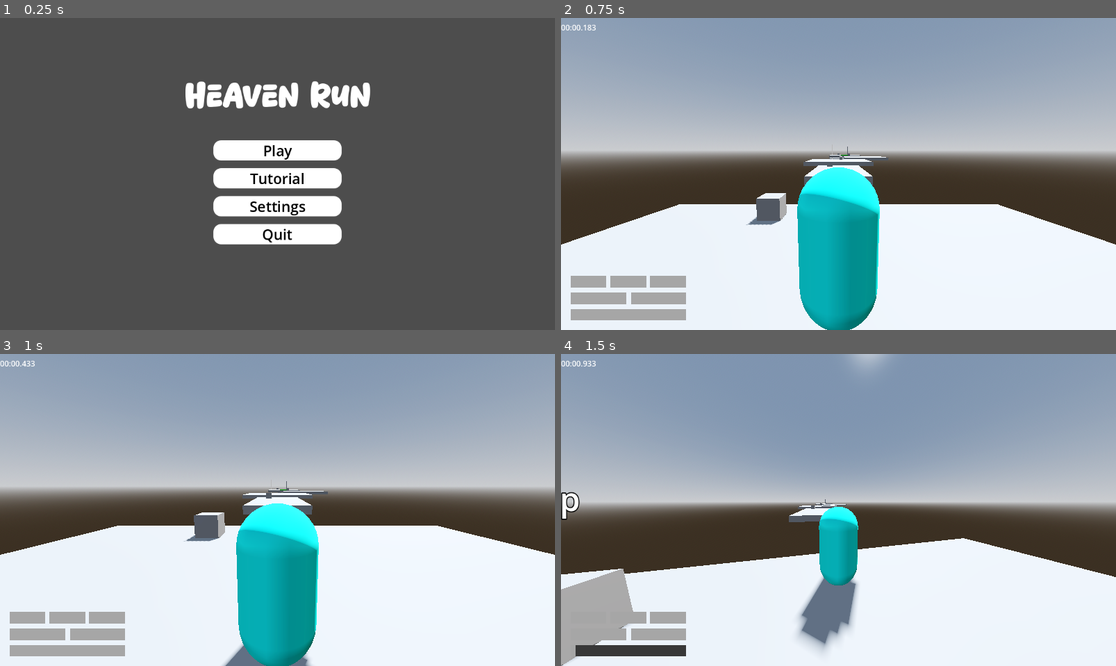
Above: before the commit, frames 1-4 (two rows, left to right).
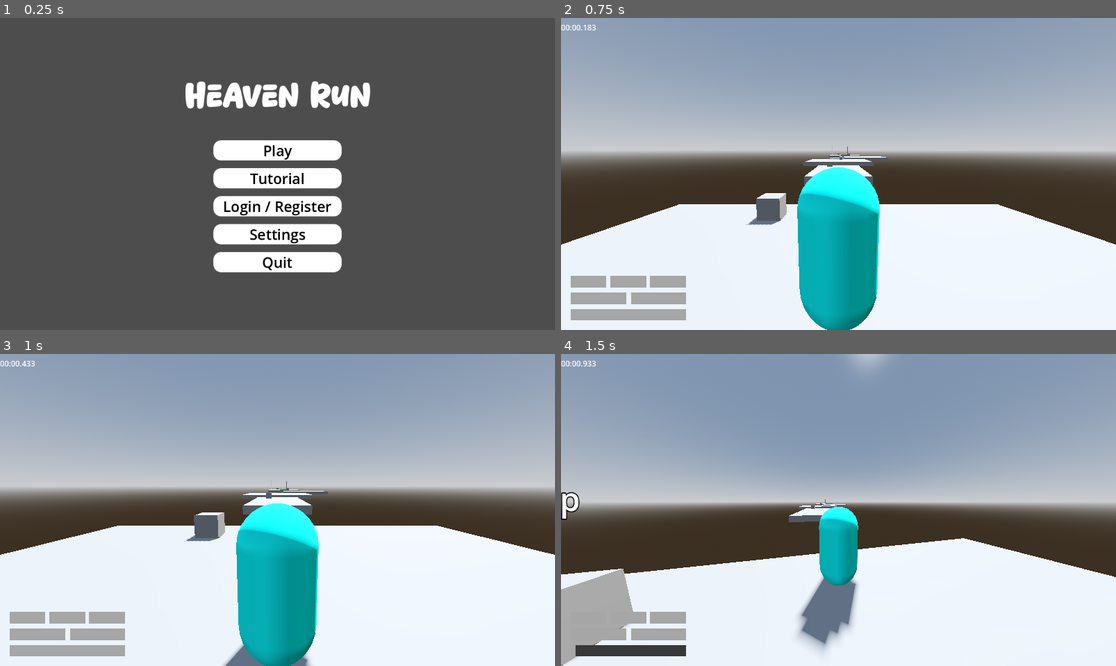
Above: after the commit, the same moments.

Repository: jpvds1/DDJD
Game: Godot game, scene res://scenes/game_controller.tscn
The game is run twice, just before and just after one commit, with the same random seed, the same clock (stepped at 60 frames per second) and the same inputs. The engine's default icon, where the game draws it, is replaced by a stand-in: a white triangle on a blue panel in a dark square.
Inputs (mouse positions are in pixels of both pictures, inside the frame that each line leads up to):
- Up to frame 1 (0.25 s): no input
- Up to frame 2 (0.75 s): click "Tutorial" at 0.5 s
- Up to frame 3 (1 s): no input
- Up to frame 4 (1.5 s): tap Enter at 1.25 s; move the mouse to (866, 510) at 1.27 s; hold W (move_forwards) from 1.28 s (still down); tap Q (dash) at 1.35 s

The runs differ from the first frame. In frame 1, 2.2% of the frame differs, in the area x 38-62%, y 58-82%; in frame 2, nothing differs; in frame 3, nothing differs; in frame 4, nothing differs.

Commit message:
feat: add Google OAuth authentication and online leaderboard system

Diff:
--- a/platformer-game/project.godot
+++ b/platformer-game/project.godot
@@ -18,6 +18,7 @@
 [autoload]
 
 Global="*res://scripts/global.gd"
+Supabase="*uid://by5lp1o4v53wu"
 
 [global_group]
 
--- /dev/null
+++ b/platformer-game/scenes/ui/auth_menu.tscn
@@ -0,0 +1,48 @@
+[gd_scene format=3 uid="uid://dow1onf2ycf3w"]
+
+[ext_resource type="Script" uid="uid://kw3opvq4fxuo" path="res://scripts/systems/auth_menu.gd" id="1_ujbhj"]
+
+[node name="AuthMenu" type="Control" unique_id=1197511808]
+layout_mode = 3
+anchors_preset = 15
+anchor_right = 1.0
+anchor_bottom = 1.0
+grow_horizontal = 2
+grow_vertical = 2
+script = ExtResource("1_ujbhj")
+
+[node name="CenterContainer" type="CenterContainer" parent="." unique_id=1837488418]
+layout_mode = 1
+anchors_preset = 15
+anchor_right = 1.0
+anchor_bottom = 1.0
+grow_horizontal = 2
+grow_vertical = 2
+
+[node name="PanelContainer" type="PanelContainer" parent="CenterContainer" unique_id=679839232]
+layout_mode = 2
+
+[node name="VBoxContainer" type="VBoxContainer" parent="CenterContainer/PanelContainer" unique_id=887413980]
+custom_minimum_size = Vector2(400, 0)
+layout_mode = 2
+theme_override_constants/separation = 12
+
+[node name="TitleLabel" type="Label" parent="CenterContainer/PanelContainer/VBoxContainer" unique_id=380634313]
+layout_mode = 2
+
+[node name="ErrorLabel" type="Label" parent="CenterContainer/PanelContainer/VBoxContainer" unique_id=1415709168]
+layout_mode = 2
+
+[node name="HSeparator" type="HSeparator" parent="CenterContainer/PanelContainer/VBoxContainer" unique_id=122060647]
+custom_minimum_size = Vector2(0, 20)
+layout_mode = 2
+
+[node name="GoogleButton" type="Button" parent="CenterContainer/PanelContainer/VBoxContainer" unique_id=1419754076]
+custom_minimum_size = Vector2(0, 20)
+layout_mode = 2
+text = "Google"
+
+[node name="GuestButton" type="Button" parent="CenterContainer/PanelContainer/VBoxContainer" unique_id=1726106003]
+custom_minimum_size = Vector2(0, 20)
+layout_mode = 2
+text = "Ignore"
--- /dev/null
+++ b/platformer-game/scenes/ui/leaderboard_menu.tscn
@@ -0,0 +1,55 @@
+[gd_scene format=3 uid="uid://im8biqvx7si8"]
+
+[ext_resource type="Script" uid="uid://bd572svy6d21y" path="res://scripts/systems/leaderboard_menu.gd" id="1_6pa76"]
+
+[node name="LeaderboardMenu" type="Control" unique_id=2035889410]
+layout_mode = 3
+anchors_preset = 15
+anchor_right = 1.0
+anchor_bottom = 1.0
+grow_horizontal = 2
+grow_vertical = 2
+script = ExtResource("1_6pa76")
+
+[node name="CenterContainer" type="CenterContainer" parent="." unique_id=2084884037]
+layout_mode = 1
+anchors_preset = 8
+anchor_left = 0.5
+anchor_top = 0.5
+anchor_right = 0.5
+anchor_bottom = 0.5
+offset_left = -250.0
+offset_top = -250.0
+offset_right = 250.0
+offset_bottom = 250.0
+grow_horizontal = 2
+grow_vertical = 2
+
+[node name="PanelContainer" type="PanelContainer" parent="CenterContainer" unique_id=139734244]
+layout_mode = 2
+
+[node name="VBoxContainer" type="VBoxContainer" parent="CenterContainer/PanelContainer" unique_id=261650887]
+custom_minimum_size = Vector2(500, 500)
+layout_mode = 2
+
+[node name="TitleLabel" type="Label" parent="CenterContainer/PanelContainer/VBoxContainer" unique_id=347957839]
+layout_mode = 2
+
+[node name="LevelLabel" type="Label" parent="CenterContainer/PanelContainer/VBoxContainer" unique_id=452107398]
+layout_mode = 2
+
+[node name="HSeparator" type="HSeparator" parent="CenterContainer/PanelContainer/VBoxContainer" unique_id=1963023163]
+layout_mode = 2
+
+[node name="ScrollContainer" type="ScrollContainer" parent="CenterContainer/PanelContainer/VBoxContainer" unique_id=1783304739]
+custom_minimum_size = Vector2(0, 350)
+layout_mode = 2
+
+[node name="EntriesContainer" type="VBoxContainer" parent="CenterContainer/PanelContainer/VBoxContainer/ScrollContainer" unique_id=760667349]
+layout_mode = 2
+
+[node name="HSeparator2" type="HSeparator" parent="CenterContainer/PanelContainer/VBoxContainer" unique_id=1236659923]
+layout_mode = 2
+
+[node name="CloseButton" type="Button" parent="CenterContainer/PanelContainer/VBoxContainer" unique_id=20320156]
+layout_mode = 2
--- a/platformer-game/scenes/ui/main_menu.tscn
+++ b/platformer-game/scenes/ui/main_menu.tscn
@@ -90,6 +90,19 @@
 theme_override_styles/focus = SubResource("StyleBoxEmpty_sl1te")
 text = "Tutorial"
 
+[node name="Login" type="Button" parent="VBoxContainer2" unique_id=42996142]
+layout_mode = 2
+size_flags_vertical = 3
+theme_override_colors/font_color = Color(0, 0, 0, 1)
+theme_override_colors/font_focus_color = Color(0, 0, 0, 1)
+theme_override_colors/font_pressed_color = Color(0, 0, 0, 1)
+theme_override_colors/font_hover_color = Color(0, 0, 0, 1)
+theme_override_font_sizes/font_size = 30
+theme_override_styles/normal = SubResource("StyleBoxFlat_87aya")
+theme_override_styles/pressed = SubResource("StyleBoxFlat_sl1te")
+theme_override_styles/hover = SubResource("StyleBoxFlat_fe2o3")
+theme_override_styles/focus = SubResource("StyleBoxEmpty_sl1te")
+
 [node name="Settings" type="Button" parent="VBoxContainer2" unique_id=190513303]
 layout_mode = 2
 size_flags_vertical = 3
@@ -120,5 +133,6 @@
 
 [connection signal="pressed" from="VBoxContainer2/Play" to="." method="_on_play_pressed"]
 [connection signal="pressed" from="VBoxContainer2/Tutorial" to="." method="_on_tutorial_pressed"]
+[connection signal="pressed" from="VBoxContainer2/Login" to="." method="_on_login_pressed"]
 [connection signal="pressed" from="VBoxContainer2/Settings" to="." method="_on_settings_pressed"]
 [connection signal="pressed" from="VBoxContainer2/Quit" to="." method="_on_quit_pressed"]
--- /dev/null
+++ b/platformer-game/scripts/supabase.gd
@@ -0,0 +1,265 @@
+extends Node
+
+const BASE_URL = "https://rebnsbkzdhygmydmswgr.supabase.co"
+const REST_URL = BASE_URL + "/rest/v1"
+const ANON_KEY = "eyJhbGciOiJIUzI1NiIsInR5cCI6IkpXVCJ9.eyJpc3MiOiJzdXBhYmFzZSIsInJlZiI6InJlYm5zYmt6ZGh5Z215ZG1zd2dyIiwicm9sZSI6ImFub24iLCJpYXQiOjE3NzcyMDE5MzQsImV4cCI6MjA5Mjc3NzkzNH0.l41xYd60oPRE2e8IjMVWxZ9uj7IXzc14wYyYKTJ5w6k"
+
+var access_token := ""
+var current_user = null
+
+signal auth_changed(user)
+
+func _ready():
+	var saved = _load_session()
+	if saved:
+		access_token = saved.access_token
+		current_user = saved.user
+		auth_changed.emit(current_user)
+
+func is_logged_in() -> bool:
+	return access_token != ""
+
+# ---------------------------------------------------------
+# Auth
+# ---------------------------------------------------------
+
+func sign_out() -> void:
+	await _post(BASE_URL + "/auth/v1/logout", {}, true)
+	access_token = ""
+	current_user = null
+	_clear_session()
+	auth_changed.emit(null)
+
+# ---------------------------------------------------------
+# Google OAuth
+# ---------------------------------------------------------
+
+var _oauth_server: TCPServer = null
+
+func sign_in_with_google() -> void:
+	if _oauth_server != null:
+		_oauth_server.stop()
+
+	_oauth_server = TCPServer.new()
+	var err = _oauth_server.listen(9876)
+	if err != OK:
+		print("Failed to open server: ", err)
+		return
+
+	OS.shell_open(BASE_URL + "/auth/v1/authorize?provider=google&redirect_to=http://localhost:9876")
+
+	var token = await _wait_for_oauth_callback()
+
+	if token != "":
+		access_token = token
+		await _fetch_user()
+		_save_session({"access_token": token, "user": current_user})
+		print("Google login OK: ", current_user.get("email", ""))
+	else:
+		print("Google login failed — empty token")
+
+func _wait_for_oauth_callback() -> String:
+	var html_page = """HTTP/1.1 200 OK\r\nContent-Type: text/html\r\n\r\n
+<!DOCTYPE html><html><head>
+<script>
+window.onload = function() {
+	var hash = window.location.hash.substring(1);
+	var params = new URLSearchParams(hash);
+	var token = params.get('access_token');
+	if (token) {
+		var img = new Image();
+		img.src = 'http://localhost:9876/token?' + hash;
+		document.getElementById('msg').innerText = 'Login successful! You can close this tab.';
+	} else {
+		document.getElementById('msg').innerText = 'Login failed.';
+	}
+};
+</script>
+</head><body>
+<h2 id="msg">Processing login...</h2>
+</body></html>"""
+
+	var timeout := 60.0
+	var elapsed := 0.0
+	var token := ""
+
+	while elapsed < timeout:
+		await get_tree().process_frame
+		elapsed += get_process_delta_time()
+
+		if not _oauth_server or not _oauth_server.is_connection_available():
+			continue
+
+		var conn = _oauth_server.take_connection()
+		var request := ""
+
+		for i in range(200):
+			await get_tree().process_frame
+			if conn.get_available_bytes() > 0:
+				request = conn.get_string(conn.get_available_bytes())
+				break
+
+		if "/token?" in request:
+			token = _extract_token(request)
+			conn.put_data((
+				"HTTP/1.1 200 OK\r\nContent-Type: text/html\r\n\r\n" +
+				"<html><body><h2>Done! You can close this tab.</h2></body></html>"
+			).to_utf8_buffer())
+			conn.disconnect_from_host()
+			break
+		else:
+			conn.put_data(html_page.to_utf8_buffer())
+			conn.disconnect_from_host()
+
+	if _oauth_server:
+		_oauth_server.stop()
+		_oauth_server = null
+
+	return token
+
+func _extract_token(request: String) -> String:
+	var regex = RegEx.new()
+	regex.compile("access_token=([^&\\s]+)")
+	var result = regex.search(request)
+	if result:
+		return result.get_string(1)
+	return ""
+
+func _fetch_user() -> void:
+	var res = await _http_get(BASE_URL + "/auth/v1/user")
+	if res is Dictionary:
+		current_user = res
+		auth_changed.emit(current_user)
+
+# ---------------------------------------------------------
+# Leaderboard
+# ---------------------------------------------------------
+
+func submit_score(level_id: String, time_ms: int) -> Dictionary:
+	if not is_logged_in():
+		return { "error": "Not logged in" }
+
+	var user_id = current_user.get("id", "")
+	if user_id == "":
+		return { "error": "No user id" }
+
+	var meta = current_user.get("user_metadata", {})
+	var username = meta.get("username", meta.get("full_name", meta.get("name", "Unknown")))
+
+	var best = await _get_best_score(user_id, level_id)
+	if best != -1 and time_ms >= best:
+		print("Not a new best (", time_ms, "ms vs ", best, "ms)")
+		return { "skipped": true }
+
+	# Apaga o score anterior antes de inserir o novo
+	await _delete_score(user_id, level_id)
+
+	print("Submitting new best: ", username, " | ", level_id, " | ", time_ms, "ms")
+	var result = await _post(REST_URL + "/leaderboard", {
+		"user_id": user_id,
+		"username": username,
+		"level_id": level_id,
+		"time_ms": time_ms
+	}, true)
+
+	print("Submit result: ", result)
+	return result
+
+func _delete_score(user_id: String, level_id: String) -> void:
+	var http = HTTPRequest.new()
+	add_child(http)
+
+	var headers = [
+		"apikey: " + ANON_KEY,
+		"Authorization: Bearer " + access_token
+	]
+
+	http.request(
+		REST_URL + "/leaderboard?user_id=eq.%s&level_id=eq.%s" % [user_id, level_id],
+		headers,
+		HTTPClient.METHOD_DELETE
+	)
+	await http.request_completed
+	http.queue_free()
+
+func _get_best_score(user_id: String, level_id: String) -> int:
+	var res = await _http_get(
+		REST_URL + "/leaderboard?user_id=eq.%s&level_id=eq.%s&order=time_ms.asc&limit=1" % [user_id, level_id]
+	)
+	if res is Array and res.size() > 0:
+		return res[0].get("time_ms", -1)
+	return -1
+
+func get_scores(level_id: String, limit: int = 10) -> Array:
+	var res = await _http_get(
+		REST_URL + "/leaderboard?level_id=eq.%s&order=time_ms.asc&limit=%d" % [level_id, limit]
+	)
+	if res is Array:
+		return res
+	return []
+
+# ---------------------------------------------------------
+# HTTP helpers
+# ---------------------------------------------------------
+
+func _post(full_url: String, body: Dictionary, auth: bool) -> Dictionary:
+	var http = HTTPRequest.new()
+	add_child(http)
+
+	var headers = [
+		"Content-Type: application/json",
+		"apikey: " + ANON_KEY
+	]
+	if auth and access_token != "":
+		headers.append("Authorization: Bearer " + access_token)
+
+	http.request(full_url, headers, HTTPClient.METHOD_POST, JSON.stringify(body))
+	var result = await http.request_completed
+	http.queue_free()
+
+	var response_body = result[3].get_string_from_utf8()
+	return JSON.parse_string(response_body) if response_body else {}
+
+func _http_get(full_url: String) -> Variant:
+	var http = HTTPRequest.new()
+	add_child(http)
+
+	var headers = [
+		"apikey: " + ANON_KEY,
+		"Authorization: Bearer " + (access_token if access_token != "" else ANON_KEY)
+	]
+
+	http.request(full_url, headers, HTTPClient.METHOD_GET)
+	var result = await http.request_completed
+	http.queue_free()
+
+	var response_body = result[3].get_string_from_utf8()
+	return JSON.parse_string(response_body) if response_body else []
+
+# ---------------------------------------------------------
+# Session
+# ---------------------------------------------------------
+
+func _save_session(data: Dictionary) -> void:
+	access_token = data.get("access_token", "")
+	current_user = data.get("user", null)
+
+	var file = FileAccess.open("user://session.json", FileAccess.WRITE)
+	file.store_string(JSON.stringify({
+		"access_token": access_token,
+		"user": current_user
+	}))
+	file.close()
+	auth_changed.emit(current_user)
+
+func _load_session() -> Variant:
+	if not FileAccess.file_exists("user://session.json"):
+		return null
+	var file = FileAccess.open("user://session.json", FileAccess.READ)
+	var data = JSON.parse_string(file.get_as_text())
+	file.close()
+	return data
+
+func _clear_session() -> void:
+	if FileAccess.file_exists("user://session.json"):
+		DirAccess.remove_absolute("user://session.json")
--- /dev/null
+++ b/platformer-game/scripts/systems/auth_menu.gd
@@ -0,0 +1,39 @@
+extends Control
+
+@onready var title_label: Label = $CenterContainer/PanelContainer/VBoxContainer/TitleLabel
+@onready var error_label: Label = $CenterContainer/PanelContainer/VBoxContainer/ErrorLabel
+@onready var google_button: Button = $CenterContainer/PanelContainer/VBoxContainer/GoogleButton
+@onready var guest_button: Button = $CenterContainer/PanelContainer/VBoxContainer/GuestButton
+
+signal auth_completed
+
+func _ready() -> void:
+	title_label.text = "Sign in to save your scores"
+	error_label.visible = false
+	error_label.modulate = Color.RED
+	google_button.text = "Sign in with Google"
+	guest_button.text = "Continue as Guest"
+	google_button.pressed.connect(_on_google_pressed)
+	guest_button.pressed.connect(_on_guest_pressed)
+
+func _on_google_pressed() -> void:
+	_set_loading(true)
+	await Supabase.sign_in_with_google()
+	_set_loading(false)
+
+	if Supabase.is_logged_in():
+		auth_completed.emit()
+		queue_free()
+	else:
+		_show_error("Google login failed")
+
+func _on_guest_pressed() -> void:
+	queue_free()
+
+func _show_error(text: String) -> void:
+	error_label.text = text
+	error_label.visible = text != ""
+
+func _set_loading(loading: bool) -> void:
+	google_button.disabled = loading
+	guest_button.disabled = loading
--- /dev/null
+++ b/platformer-game/scripts/systems/leaderboard_menu.gd
@@ -0,0 +1,69 @@
+extends Control
+
+@onready var level_label: Label = $CenterContainer/PanelContainer/VBoxContainer/LevelLabel
+@onready var entries_container: VBoxContainer = $CenterContainer/PanelContainer/VBoxContainer/ScrollContainer/EntriesContainer
+@onready var close_button: Button = $CenterContainer/PanelContainer/VBoxContainer/CloseButton
+
+var level_id: String = ""
+
+func _ready() -> void:
+	close_button.pressed.connect(queue_free)
+
+func load_scores(p_level_id: String) -> void:
+	level_id = p_level_id
+	level_label.text = "Level: " + level_id.replace("_", " ").capitalize()
+
+	_clear_entries()
+	_add_entry("#", "Player", "Time", true)
+
+	var scores = await Supabase.get_scores(level_id, 10)
+
+	if scores.is_empty():
+		var empty = Label.new()
+		empty.text = "No scores yet — be the first!"
+		empty.horizontal_alignment = HORIZONTAL_ALIGNMENT_CENTER
+		entries_container.add_child(empty)
+		return
+
+	for i in range(scores.size()):
+		var s = scores[i]
+		var rank = "#%d" % (i + 1)
+		var username = s.get("username", "Unknown")
+		var time_str = _format_ms(s.get("time_ms", 0))
+		_add_entry(rank, username, time_str, i == 0)
+
+# ---------------------------------------------------------
+# Helpers
+# ---------------------------------------------------------
+
+func _add_entry(rank: String, username: String, time: String, is_first: bool = false) -> void:
+	var row = HBoxContainer.new()
+	row.add_theme_constant_override("separation", 16)
+
+	var rank_label = _make_label(rank, 60, is_first)
+	var name_label = _make_label(username, 280, is_first)
+	var time_label = _make_label(time, 120, is_first)
+	time_label.horizontal_alignment = HORIZONTAL_ALIGNMENT_RIGHT
+
+	row.add_child(rank_label)
+	row.add_child(name_label)
+	row.add_child(time_label)
+	entries_container.add_child(row)
+
+func _make_label(text: String, min_width: int, bold: bool = false) -> Label:
+	var label = Label.new()
+	label.text = text
+	label.custom_minimum_size = Vector2(min_width, 0)
+	if bold:
+		label.add_theme_color_override("font_color", Color(1, 0.85, 0.2))
+	return label
+
+func _clear_entries() -> void:
+	for child in entries_container.get_children():
+		child.queue_free()
+
+func _format_ms(ms: int) -> String:
+	var minutes := ms / 60000
+	var secs := (ms % 60000) / 1000
+	var millis := ms % 1000
+	return "%02d:%02d.%03d" % [minutes, secs, millis]
--- a/platformer-game/scripts/systems/level.gd
+++ b/platformer-game/scripts/systems/level.gd
@@ -122,6 +122,12 @@
 	_update_ui_timer()
 	run_completed.emit(final_time)
 
+	if Supabase.is_logged_in():
+		var level_name = scene_file_path.get_file().get_basename()
+		await Supabase.submit_score(level_name, int(run_time * 1000))
+	else:
+		ui.show_login_prompt()
+
 # ---------------------------------------------------------
 # Pause control
 # ---------------------------------------------------------
--- a/platformer-game/scripts/ui/main_UI.gd
+++ b/platformer-game/scripts/ui/main_UI.gd
@@ -216,3 +216,11 @@
 
 func set_timer_text(text: String) -> void:
 	timer_label.text = text
+
+# ---------------------------------------------------------
+# Authentication
+# ---------------------------------------------------------
+
+func show_login_prompt() -> void:
+	var auth_scene = preload("res://scenes/ui/auth_menu.tscn").instantiate()
+	add_child(auth_scene)
--- a/platformer-game/scripts/ui/main_menu.gd
+++ b/platformer-game/scripts/ui/main_menu.gd
@@ -1,22 +1,33 @@
 extends Control
 
+func _ready() -> void:
+	Supabase.auth_changed.connect(_on_auth_changed)
+	_on_auth_changed(Supabase.current_user)
 
-# Called when the node enters the scene tree for the first time.
-func _ready() -> void:
-	pass
-
+func _on_auth_changed(user) -> void:
+	if has_node("VBoxContainer2/Login"):
+		$VBoxContainer2/Login.text = "Logout" if user else "Login / Register"
 
 func _on_play_pressed() -> void:
 	Global.game_controller.change_GUI_scene("res://scenes/ui/levels_menu.tscn")
 
+func _on_tutorial_pressed() -> void:
+	Global.game_controller.change_3D_scene("res://scenes/levels/tutorial.tscn")
+
+func _on_login_pressed() -> void:
+	if Supabase.is_logged_in():
+		await Supabase.sign_out()
+	else:
+		var auth = preload("res://scenes/ui/auth_menu.tscn").instantiate()
+		add_child(auth)
+
+func _on_leaderboard_pressed() -> void:
+	var lb = preload("res://scenes/ui/leaderboard_menu.tscn").instantiate()
+	add_child(lb)
+	lb.load_scores("tutorial")
 
 func _on_settings_pressed() -> void:
 	print("Settings")
 
-
 func _on_quit_pressed() -> void:
 	get_tree().quit()
-
-
-func _on_tutorial_pressed() -> void:
-	Global.game_controller.change_3D_scene("res://scenes/levels/tutorial.tscn")
Not shown, added: platformer-game/scripts/supabase.gd.uid
Not shown, added: platformer-game/scripts/systems/auth_menu.gd.uid
Not shown, added: platformer-game/scripts/systems/leaderboard_menu.gd.uid
